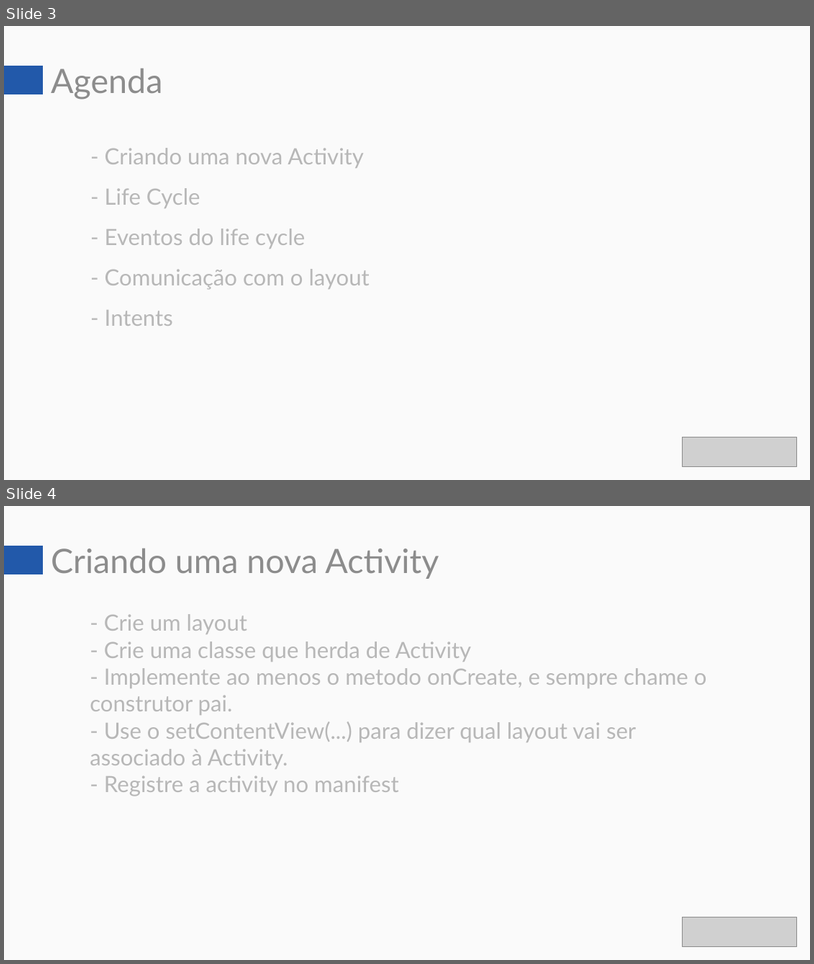
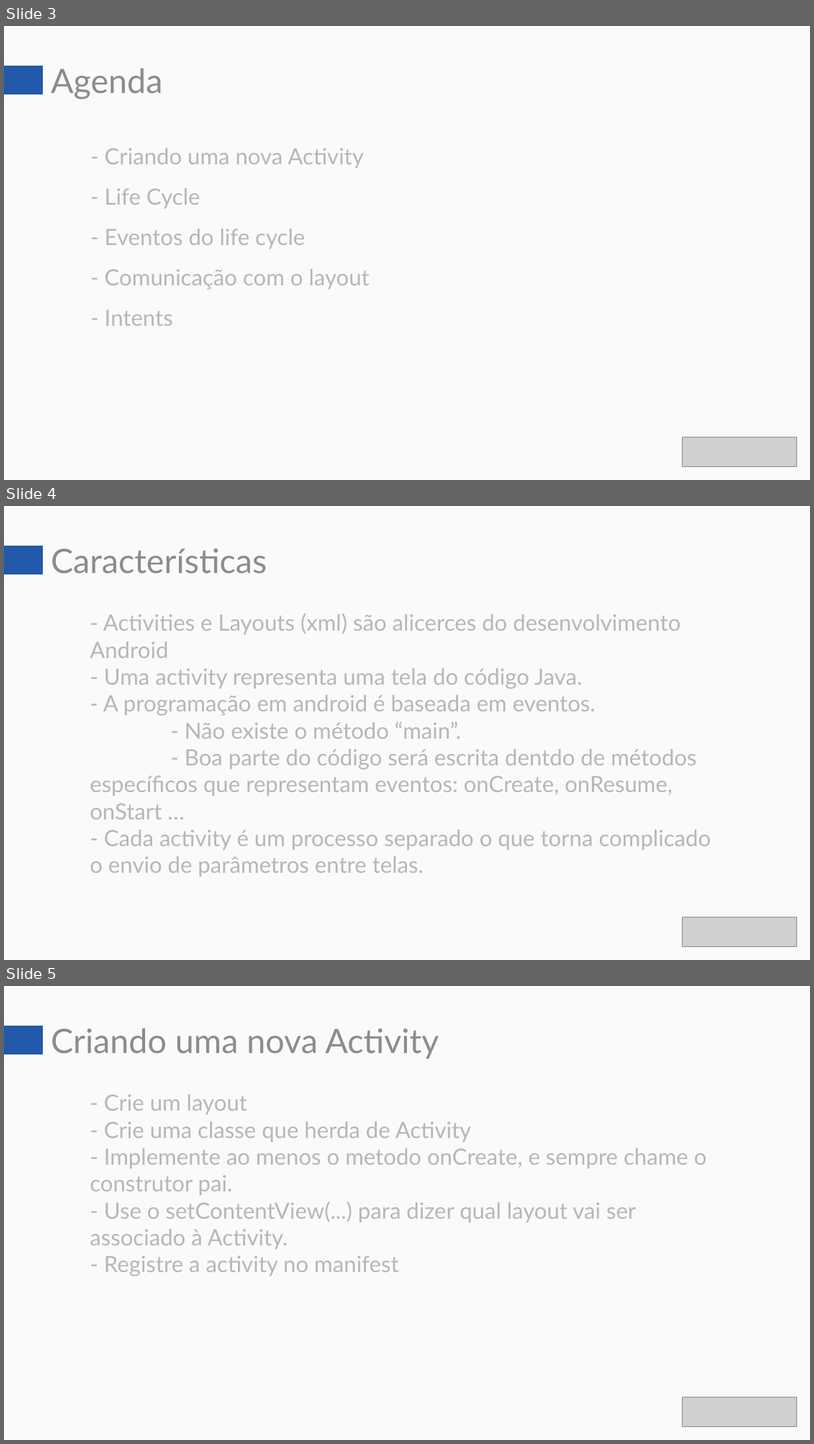
Before and after one commit to scartezini/AndroidExemples, a slide deck: Java e Android.pptx. Shown one above the other, each under a label of ours: slides 3 and 4 before the commit, slides 3, 4 and 5 after it. The pictures are 814x964 and 814x1444 pixels, drawn with LibreOffice and Linux fonts; fonts in the diff are those of the drawing; grey boxes stand for pictures. Boxes give left, top, right and bottom in pixels: in the first picture for what was removed or moved away, otherwise in the second. Text is boxed around its words. In the diff, an @@ line names an element or a change of style, - is before the commit and + after.

```diff
--- a/Java e Android.pptx
+++ b/Java e Android.pptx
@@ slide 4 added at [4, 506, 810, 960], background #FAFAFA @@
@@ rectangle added at [4, 546, 43, 574], fill #2259AA @@
@@ title added at [51, 548, 267, 573], 30 pt, text #8C8C8C @@
+Características
@@ title added at [90, 613, 712, 876], 20 pt, text #B7B7B7 @@
+- Activities e Layouts (xml) são alicerces do desenvolvimento Android
+- Uma activity representa uma tela do código Java.
+- A programação em android é baseada em eventos.
+- Não existe o método “main”.
+- Boa parte do código será escrita dentdo de métodos específicos que representam eventos: onCreate, onResume, onStart …
+- Cada activity é um processo separado o que torna complicado o envio de parâmetros entre telas.
@@ picture added at [683, 917, 797, 947] @@
@@ what was slide 4 is now slide 5 @@
```
Also in this commit, not shown: 37 other files.
